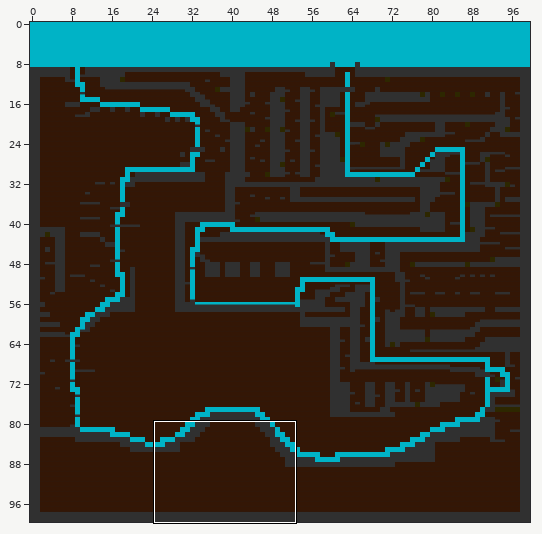
Level history. Tiled map: android/assets/carte/laby1.tmx. Above, an overview of the earlier version with the close-up marked.
Close-up. As it was:
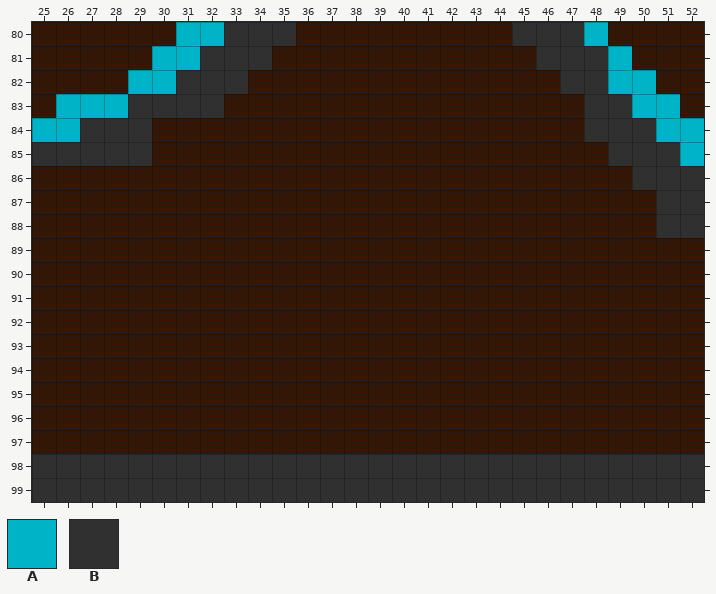
Cells are 64x64 px. Shown: x 25..52, y 80..99. The commit also changed other parts of the map, which this record leaves out.
Key: from "tuile": A 1, B 2.
_ is an empty cell.
Layers that did not change in this view are not listed.
Layer "chemin" before, first column x 25:
 80 ______AA_______________A____
 81 _____AA_________________A___
 82 ____AA__________________AA__
 83 _AAA_____________________AA_
 84 AA________________________AA
 85 ___________________________A
 86 ____________________________
 87 ____________________________
 88 ____________________________
 89 ____________________________
 90 ____________________________
 91 ____________________________
 92 ____________________________
 93 ____________________________
 94 ____________________________
 95 ____________________________
 96 ____________________________
 97 ____________________________
 98 ____________________________
 99 ____________________________
Layer "mur" before, first column x 25:
 80 ________BBB_________BBB_____
 81 _______BBB___________BBB____
 82 ______BBB_____________BB____
 83 ____BBBB_______________BB___
 84 __BBB__________________BBB__
 85 BBBBB___________________BBB_
 86 _________________________BBB
 87 __________________________BB
 88 __________________________BB
 89 ____________________________
 90 ____________________________
 91 ____________________________
 92 ____________________________
 93 ____________________________
 94 ____________________________
 95 ____________________________
 96 ____________________________
 97 ____________________________
 98 BBBBBBBBBBBBBBBBBBBBBBBBBBBB
 99 BBBBBBBBBBBBBBBBBBBBBBBBBBBB
After the commit:
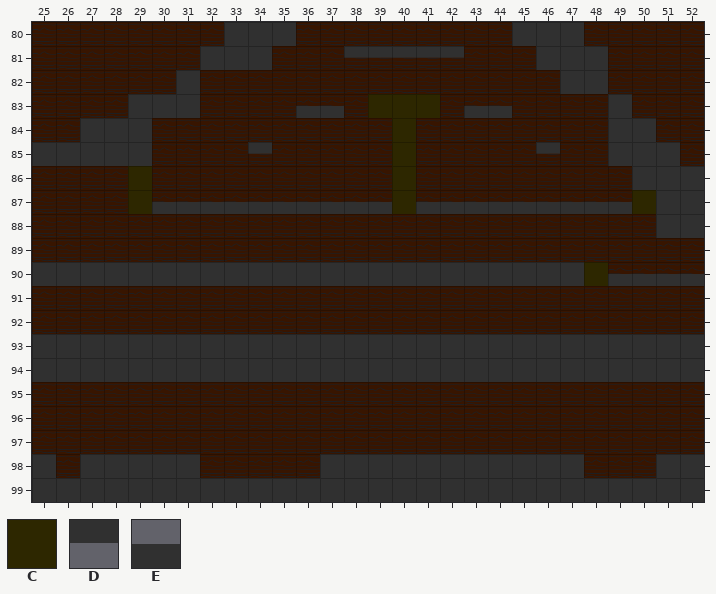
Further tiles: from "tuile": C 3, D 4, E 5.
Difference:
Layer "chemin" (now hidden):
Tile A is removed in row 80 at x 31 to 32 and 48; in row 81 at x 30 to 31 and 49; in row 82 at x 29 to 30 and 49 to 50; in row 83 at x 26 to 28 and 50 to 51; in row 84 at x 25 to 26 and 51 to 52; in row 85 at x 52.
Layer "mur":
Tile B is added in row 90 at x 25 to 47; in rows 93 to 94 at x 25 to 52.
Tile C is added in row 83 at x 39 to 41; in rows 84 to 85 at x 40; in row 86 at x 29 and 40; in row 87 at x 29, 40 and 50; in row 90 at x 48.
Tile D is added in row 81 at x 38 to 42; in row 85 at x 34 and 46.
Tile E is added in row 83 at x 36 to 37 and 43 to 44; in row 87 at x 30 to 39 and 41 to 49; in row 90 at x 49 to 52.
Tile B is removed in row 82 at x 32 to 33; in row 83 at x 32 and 48; in row 84 at x 48; in row 98 at x 26, 32 to 36 and 48 to 50.
Pixel boxes of the changes (left, top, right, bottom) in both close-ups:
changed: (32, 22, 704, 214)
added: (32, 262, 704, 286)
added: (32, 334, 704, 382)
removed: (56, 454, 80, 478)
removed: (200, 454, 320, 478)
removed: (584, 454, 656, 478)
